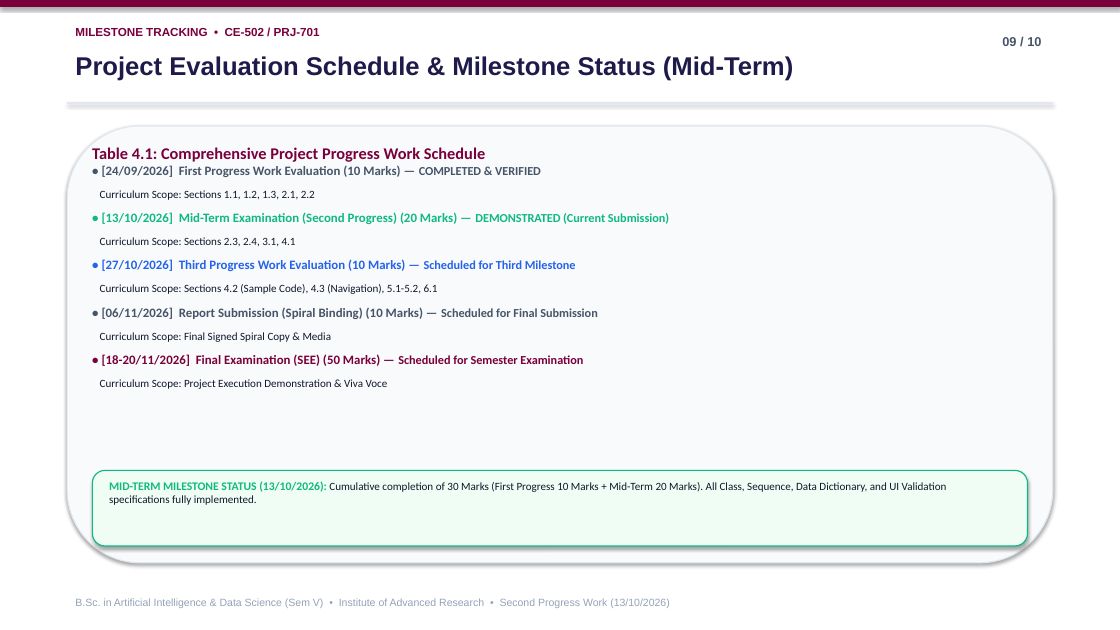
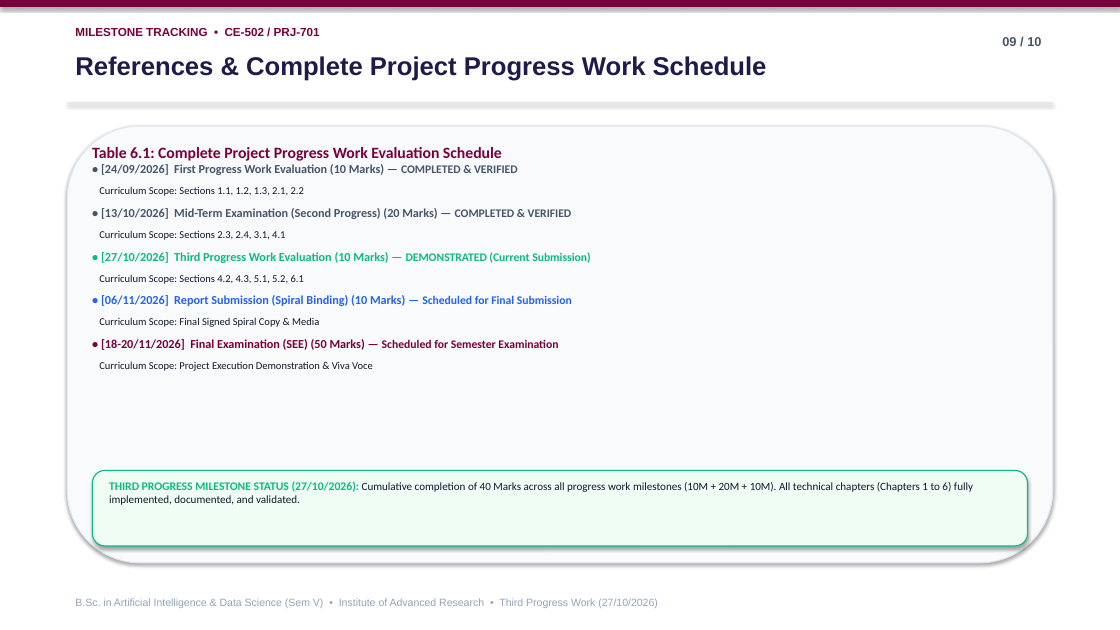
Before and after one commit to Deep-k-coder/ecommerce-rfm-analytics, a slide deck: slide 9 of Deep_Koshiya_ProjectPresentation.pptx. Drawn at 1120x630 pixels with LibreOffice and Linux fonts; fonts in the diff are those of the drawing. Boxes give left, top, right and bottom in pixels: in the first picture for what was removed or moved away, otherwise in the second. Text is boxed around its words. In the diff, an @@ line names an element or a change of style, - is before the commit and + after.

Commit message:
feat(phase3): deliver complete Third Progress Work (27/10/2026 - 10 Marks) report and presentation

```diff
--- a/Deep_Koshiya_ProjectPresentation.pptx
+++ b/Deep_Koshiya_ProjectPresentation.pptx
@@ text at bbox=[75, 56, 767, 81]: text changed @@
-Project Evaluation Schedule & Milestone Status (Mid-Term)
+References & Complete Project Progress Work Schedule
@@ text at bbox=[92, 147, 502, 161]: text changed; size 14 to 13.5 pt @@
-Table 4.1: Comprehensive Project Progress Work Schedule
+Table 6.1: Complete Project Progress Work Evaluation Schedule
@@ text at bbox=[99, 164, 572, 371]: size 11 to 10.5 pt in "• [24/09/2026] First Progress Work Evaluation (10 ...", "• [06/11/2026] Report Submission (Spiral Binding) (10 ...", "• [18-20/11/2026] Final Examination (SEE) (50 Marks) ..."; size 10.5 to 10 pt in "COMPLETED & VERIFIED", "Scheduled for Final Submission", "Scheduled for Semester Examination"; size 9.5 to 9 pt in "Curriculum Scope: Sections 1.1, 1.2, 1.3, 2.1, ...", "Curriculum Scope: Final Signed Spiral Copy & ...", "Curriculum Scope: Project Execution Demonstration & Viva ..."; text colour #475569 to #2563EB in "• [06/11/2026] Report Submission (Spiral Binding) (10 ..."; less space between paragraphs @@
@@ text at bbox=[99, 208, 591, 284]: text changed; size 11 to 10.5 pt @@
-• [13/10/2026] Mid-Term Examination (Second Progress) (20 Marks) — DEMONSTRATED (Current Submission)
-Curriculum Scope: Sections 2.3, 2.4, 3.1, 4.1
-• [27/10/2026] Third Progress Work Evaluation (10 Marks) — Scheduled for Third Milestone
-Curriculum Scope: Sections 4.2 (Sample Code), 4.3 (Navigation), 5.1-5.2, 6.1
+• [13/10/2026] Mid-Term Examination (Second Progress) (20 Marks) — COMPLETED & VERIFIED
+Curriculum Scope: Sections 2.3, 2.4, 3.1, 4.1
+• [27/10/2026] Third Progress Work Evaluation (10 Marks) — DEMONSTRATED (Current Submission)
+Curriculum Scope: Sections 4.2, 4.3, 5.1, 5.2, 6.1
@@ text at bbox=[109, 481, 973, 505]: text changed @@
-MID-TERM MILESTONE STATUS (13/10/2026): Cumulative completion of 30 Marks (First Progress 10 Marks + Mid-Term 20 Marks). All Class, Sequence, Data Dictionary, and UI Validation specifications fully implemented.
+THIRD PROGRESS MILESTONE STATUS (27/10/2026): Cumulative completion of 40 Marks across all progress work milestones (10M + 20M + 10M). All technical chapters (Chapters 1 to 6) fully implemented, documented, and validated.
@@ text at bbox=[75, 598, 658, 608]: text changed @@
-B.Sc. in Artificial Intelligence & Data Science (Sem V) • Institute of Advanced Research • Second Progress Work (13/10/2026)
+B.Sc. in Artificial Intelligence & Data Science (Sem V) • Institute of Advanced Research • Third Progress Work (27/10/2026)
```
Also in this commit, not shown: 5 other slides changed, 4 slides added, 4 slides removed, 20 other files.
